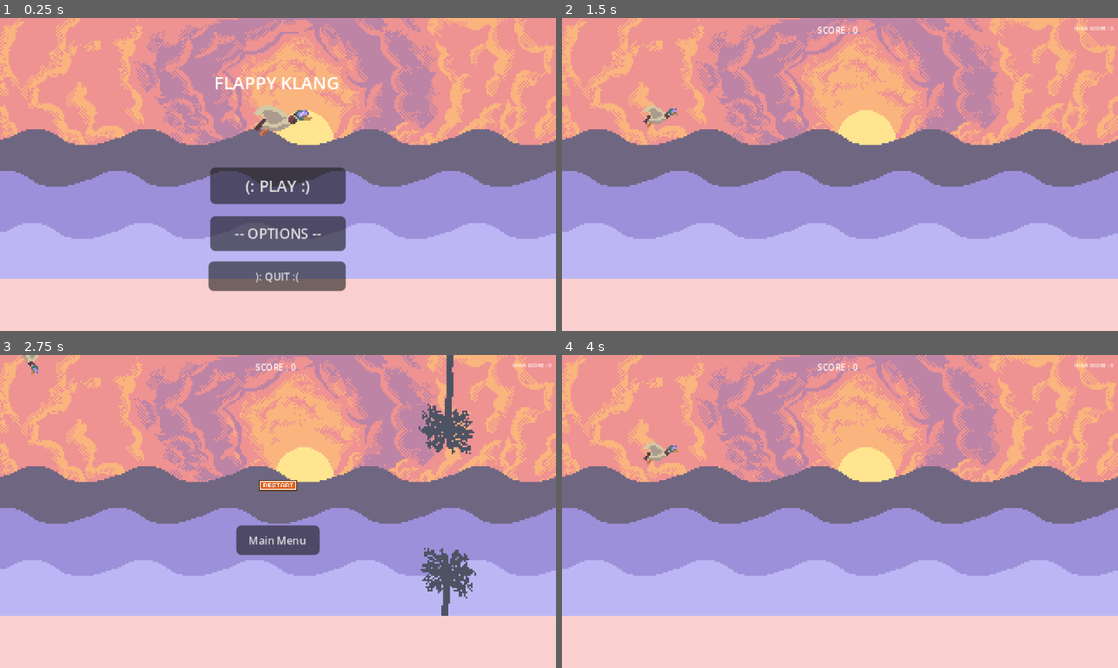
Above: before the commit, frames 1-4 (two rows, left to right).
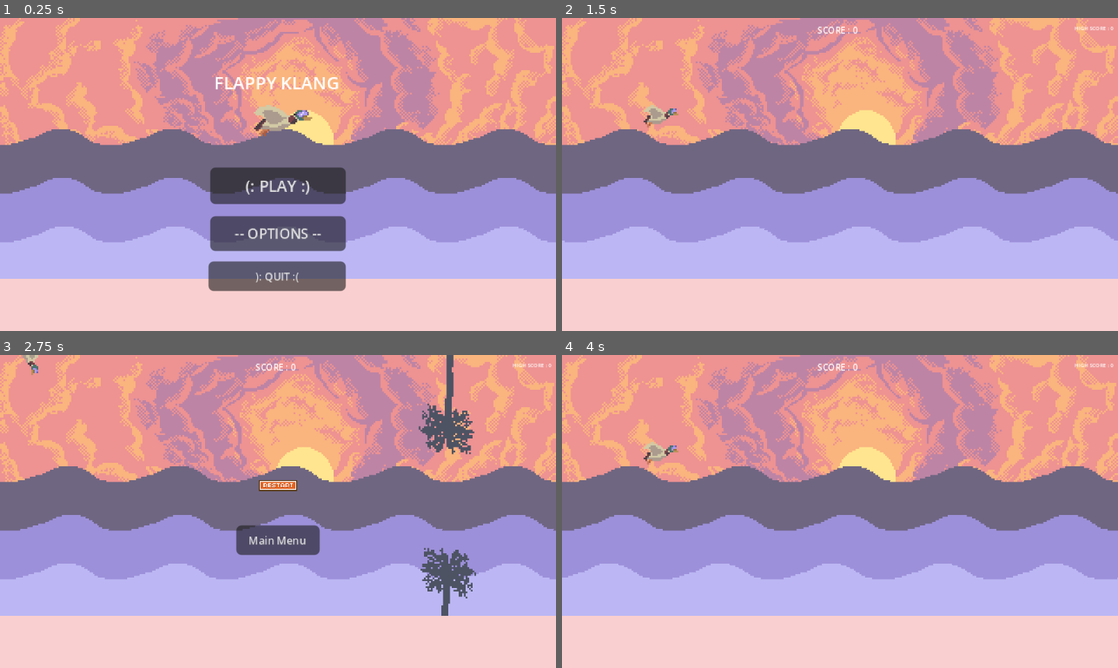
Above: after the commit, the same moments.

Repository: ThatRoucky/FLAPPY-KLANG
Game: Godot game, scene res://scenes/main_menu.tscn
Two runs of this game, one before a commit and one after it. Both use one fixed random seed, a clock stepped at 60 frames per second and the inputs below.
Inputs (mouse positions are in pixels of both pictures, inside the frame that each line leads up to):
- Up to frame 1 (0.25 s): no input
- Up to frame 2 (1.5 s): click "(: PLAY :)" at 0.5 s; tap Enter at 1.25 s; move the mouse to (962, 158) at 1.27 s
- Up to frame 3 (2.75 s): click (400, 495) at 1.52 s; click (400, 495) at 1.82 s; move the mouse to (166, 527) at 2.02 s; click (166, 527) at 2.27 s; click (166, 527) at 2.57 s
- Up to frame 4 (4 s): click "Main Menu" at 2.75 s; click "(: PLAY :)" at 3.5 s

The runs differ from the first frame. In frame 1, 8.0% of the frame differs, in the area x 0-100%, y 35-72%; in frame 2, 9.4%; in frame 3, 9.0%; in frame 4, 8.1%.

Commit message:
Added Shaders folder to project
Création de shaders pour les vagues qui sont maintenant animées. Aucun problème de Perf à signaler, l'animation est valide dans le menu (Shaders = animation indé)

Diff:
--- /dev/null
+++ b/Shaders/DarkWave.tres
@@ -0,0 +1,113 @@
+[gd_resource type="VisualShader" load_steps=9 format=3 uid="uid://cx8tqcbjyjxpr"]
+
+[sub_resource type="VisualShaderNodeInput" id="VisualShaderNodeInput_0fve3"]
+expanded_output_ports = [0]
+input_name = "vertex"
+
+[sub_resource type="VisualShaderNodeVectorOp" id="VisualShaderNodeVectorOp_qd3ae"]
+
+[sub_resource type="VisualShaderNodeIf" id="VisualShaderNodeIf_0qwiu"]
+
+[sub_resource type="VisualShaderNodeInput" id="VisualShaderNodeInput_885s2"]
+input_name = "time"
+
+[sub_resource type="VisualShaderNodeFloatOp" id="VisualShaderNodeFloatOp_b2x47"]
+default_input_values = [0, 0.0, 1, 0.5]
+operator = 2
+
+[sub_resource type="VisualShaderNodeFloatOp" id="VisualShaderNodeFloatOp_mivnq"]
+default_input_values = [0, 0.0, 1, 5.0]
+operator = 2
+
+[sub_resource type="VisualShaderNodeFloatFunc" id="VisualShaderNodeFloatFunc_uup54"]
+function = 0
+
+[sub_resource type="VisualShaderNodeVectorCompose" id="VisualShaderNodeVectorCompose_cdnc0"]
+
+[resource]
+code = "shader_type canvas_item;
+render_mode blend_mix;
+
+
+
+
+void vertex() {
+// Input:2
+	vec2 n_out2p0 = VERTEX;
+	float n_out2p2 = n_out2p0.g;
+
+
+// Input:5
+	float n_out5p0 = TIME;
+
+
+// FloatOp:6
+	float n_in6p1 = 0.50000;
+	float n_out6p0 = n_out5p0 * n_in6p1;
+
+
+// FloatFunc:8
+	float n_out8p0 = sin(n_out6p0);
+
+
+// FloatOp:7
+	float n_in7p1 = 5.00000;
+	float n_out7p0 = n_out8p0 * n_in7p1;
+
+
+// VectorCompose:9
+	float n_in9p1 = 0.00000;
+	float n_in9p2 = 0.00000;
+	vec3 n_out9p0 = vec3(n_out7p0, n_in9p1, n_in9p2);
+
+
+	vec3 n_out4p0;
+// If:4
+	float n_in4p1 = 0.00000;
+	float n_in4p2 = 0.00001;
+	vec3 n_in4p3 = vec3(0.00000, 0.00000, 0.00000);
+	vec3 n_in4p4 = vec3(0.00000, 0.00000, 0.00000);
+	if(abs(n_out2p2 - n_in4p1) < n_in4p2)
+	{
+		n_out4p0 = n_in4p3;
+	}
+	else if(n_out2p2 < n_in4p1)
+	{
+		n_out4p0 = n_out9p0;
+	}
+	else
+	{
+		n_out4p0 = n_in4p4;
+	}
+
+
+// VectorOp:3
+	vec3 n_out3p0 = vec3(n_out2p0, 0.0) + n_out4p0;
+
+
+// Output:0
+	VERTEX = vec2(n_out3p0.xy);
+
+
+}
+"
+mode = 1
+flags/light_only = false
+nodes/vertex/0/position = Vector2(980, 40)
+nodes/vertex/2/node = SubResource("VisualShaderNodeInput_0fve3")
+nodes/vertex/2/position = Vector2(100, 40)
+nodes/vertex/3/node = SubResource("VisualShaderNodeVectorOp_qd3ae")
+nodes/vertex/3/position = Vector2(780, 40)
+nodes/vertex/4/node = SubResource("VisualShaderNodeIf_0qwiu")
+nodes/vertex/4/position = Vector2(560, 200)
+nodes/vertex/5/node = SubResource("VisualShaderNodeInput_885s2")
+nodes/vertex/5/position = Vector2(-500, 220)
+nodes/vertex/6/node = SubResource("VisualShaderNodeFloatOp_b2x47")
+nodes/vertex/6/position = Vector2(-260, 220)
+nodes/vertex/7/node = SubResource("VisualShaderNodeFloatOp_mivnq")
+nodes/vertex/7/position = Vector2(120, 220)
+nodes/vertex/8/node = SubResource("VisualShaderNodeFloatFunc_uup54")
+nodes/vertex/8/position = Vector2(-60, 220)
+nodes/vertex/9/node = SubResource("VisualShaderNodeVectorCompose_cdnc0")
+nodes/vertex/9/position = Vector2(300, 220)
+nodes/vertex/connections = PackedInt32Array(3, 0, 0, 0, 2, 0, 3, 0, 2, 2, 4, 0, 9, 0, 4, 5, 4, 0, 3, 1, 5, 0, 6, 0, 6, 0, 8, 0, 8, 0, 7, 0, 7, 0, 9, 0)
--- /dev/null
+++ b/Shaders/LightWave.tres
@@ -0,0 +1,102 @@
+[gd_resource type="VisualShader" load_steps=8 format=3 uid="uid://dp88ny2cmekvt"]
+
+[sub_resource type="VisualShaderNodeInput" id="VisualShaderNodeInput_0fve3"]
+expanded_output_ports = [0]
+input_name = "vertex"
+
+[sub_resource type="VisualShaderNodeVectorOp" id="VisualShaderNodeVectorOp_qd3ae"]
+
+[sub_resource type="VisualShaderNodeIf" id="VisualShaderNodeIf_0qwiu"]
+
+[sub_resource type="VisualShaderNodeInput" id="VisualShaderNodeInput_885s2"]
+input_name = "time"
+
+[sub_resource type="VisualShaderNodeFloatOp" id="VisualShaderNodeFloatOp_mivnq"]
+default_input_values = [0, 0.0, 1, 10.0]
+operator = 2
+
+[sub_resource type="VisualShaderNodeFloatFunc" id="VisualShaderNodeFloatFunc_uup54"]
+function = 0
+
+[sub_resource type="VisualShaderNodeVectorCompose" id="VisualShaderNodeVectorCompose_cdnc0"]
+
+[resource]
+code = "shader_type canvas_item;
+render_mode blend_mix;
+
+
+
+
+void vertex() {
+// Input:2
+	vec2 n_out2p0 = VERTEX;
+	float n_out2p2 = n_out2p0.g;
+
+
+// Input:5
+	float n_out5p0 = TIME;
+
+
+// FloatFunc:8
+	float n_out8p0 = sin(n_out5p0);
+
+
+// FloatOp:7
+	float n_in7p1 = 10.00000;
+	float n_out7p0 = n_out8p0 * n_in7p1;
+
+
+// VectorCompose:9
+	float n_in9p1 = 0.00000;
+	float n_in9p2 = 0.00000;
+	vec3 n_out9p0 = vec3(n_out7p0, n_in9p1, n_in9p2);
+
+
+	vec3 n_out4p0;
+// If:4
+	float n_in4p1 = 0.00000;
+	float n_in4p2 = 0.00001;
+	vec3 n_in4p3 = vec3(0.00000, 0.00000, 0.00000);
+	vec3 n_in4p4 = vec3(0.00000, 0.00000, 0.00000);
+	if(abs(n_out2p2 - n_in4p1) < n_in4p2)
+	{
+		n_out4p0 = n_in4p3;
+	}
+	else if(n_out2p2 < n_in4p1)
+	{
+		n_out4p0 = n_out9p0;
+	}
+	else
+	{
+		n_out4p0 = n_in4p4;
+	}
+
+
+// VectorOp:3
+	vec3 n_out3p0 = vec3(n_out2p0, 0.0) + n_out4p0;
+
+
+// Output:0
+	VERTEX = vec2(n_out3p0.xy);
+
+
+}
+"
+mode = 1
+flags/light_only = false
+nodes/vertex/0/position = Vector2(960, 40)
+nodes/vertex/2/node = SubResource("VisualShaderNodeInput_0fve3")
+nodes/vertex/2/position = Vector2(240, -20)
+nodes/vertex/3/node = SubResource("VisualShaderNodeVectorOp_qd3ae")
+nodes/vertex/3/position = Vector2(760, 40)
+nodes/vertex/4/node = SubResource("VisualShaderNodeIf_0qwiu")
+nodes/vertex/4/position = Vector2(540, 200)
+nodes/vertex/5/node = SubResource("VisualShaderNodeInput_885s2")
+nodes/vertex/5/position = Vector2(-360, 220)
+nodes/vertex/7/node = SubResource("VisualShaderNodeFloatOp_mivnq")
+nodes/vertex/7/position = Vector2(120, 220)
+nodes/vertex/8/node = SubResource("VisualShaderNodeFloatFunc_uup54")
+nodes/vertex/8/position = Vector2(-100, 220)
+nodes/vertex/9/node = SubResource("VisualShaderNodeVectorCompose_cdnc0")
+nodes/vertex/9/position = Vector2(300, 220)
+nodes/vertex/connections = PackedInt32Array(3, 0, 0, 0, 2, 0, 3, 0, 2, 2, 4, 0, 9, 0, 4, 5, 4, 0, 3, 1, 8, 0, 7, 0, 7, 0, 9, 0, 5, 0, 8, 0)
--- /dev/null
+++ b/Shaders/MidWave.tres
@@ -0,0 +1,113 @@
+[gd_resource type="VisualShader" load_steps=9 format=3 uid="uid://0a3e2qr8vil4"]
+
+[sub_resource type="VisualShaderNodeFloatOp" id="VisualShaderNodeFloatOp_0taen"]
+default_input_values = [0, 0.0, 1, 0.75]
+operator = 2
+
+[sub_resource type="VisualShaderNodeInput" id="VisualShaderNodeInput_0fve3"]
+expanded_output_ports = [0]
+input_name = "vertex"
+
+[sub_resource type="VisualShaderNodeVectorOp" id="VisualShaderNodeVectorOp_qd3ae"]
+
+[sub_resource type="VisualShaderNodeIf" id="VisualShaderNodeIf_0qwiu"]
+
+[sub_resource type="VisualShaderNodeInput" id="VisualShaderNodeInput_885s2"]
+input_name = "time"
+
+[sub_resource type="VisualShaderNodeFloatOp" id="VisualShaderNodeFloatOp_mivnq"]
+default_input_values = [0, 0.0, 1, 7.5]
+operator = 2
+
+[sub_resource type="VisualShaderNodeFloatFunc" id="VisualShaderNodeFloatFunc_uup54"]
+function = 0
+
+[sub_resource type="VisualShaderNodeVectorCompose" id="VisualShaderNodeVectorCompose_cdnc0"]
+
+[resource]
+code = "shader_type canvas_item;
+render_mode blend_mix;
+
+
+
+
+void vertex() {
+// Input:2
+	vec2 n_out2p0 = VERTEX;
+	float n_out2p2 = n_out2p0.g;
+
+
+// Input:5
+	float n_out5p0 = TIME;
+
+
+// FloatOp:10
+	float n_in10p1 = 0.75000;
+	float n_out10p0 = n_out5p0 * n_in10p1;
+
+
+// FloatFunc:8
+	float n_out8p0 = sin(n_out10p0);
+
+
+// FloatOp:7
+	float n_in7p1 = 7.50000;
+	float n_out7p0 = n_out8p0 * n_in7p1;
+
+
+// VectorCompose:9
+	float n_in9p1 = 0.00000;
+	float n_in9p2 = 0.00000;
+	vec3 n_out9p0 = vec3(n_out7p0, n_in9p1, n_in9p2);
+
+
+	vec3 n_out4p0;
+// If:4
+	float n_in4p1 = 0.00000;
+	float n_in4p2 = 0.00001;
+	vec3 n_in4p3 = vec3(0.00000, 0.00000, 0.00000);
+	vec3 n_in4p4 = vec3(0.00000, 0.00000, 0.00000);
+	if(abs(n_out2p2 - n_in4p1) < n_in4p2)
+	{
+		n_out4p0 = n_in4p3;
+	}
+	else if(n_out2p2 < n_in4p1)
+	{
+		n_out4p0 = n_out9p0;
+	}
+	else
+	{
+		n_out4p0 = n_in4p4;
+	}
+
+
+// VectorOp:3
+	vec3 n_out3p0 = vec3(n_out2p0, 0.0) + n_out4p0;
+
+
+// Output:0
+	VERTEX = vec2(n_out3p0.xy);
+
+
+}
+"
+mode = 1
+flags/light_only = false
+nodes/vertex/0/position = Vector2(980, 40)
+nodes/vertex/2/node = SubResource("VisualShaderNodeInput_0fve3")
+nodes/vertex/2/position = Vector2(100, 40)
+nodes/vertex/3/node = SubResource("VisualShaderNodeVectorOp_qd3ae")
+nodes/vertex/3/position = Vector2(780, 40)
+nodes/vertex/4/node = SubResource("VisualShaderNodeIf_0qwiu")
+nodes/vertex/4/position = Vector2(560, 200)
+nodes/vertex/5/node = SubResource("VisualShaderNodeInput_885s2")
+nodes/vertex/5/position = Vector2(-480, 220)
+nodes/vertex/7/node = SubResource("VisualShaderNodeFloatOp_mivnq")
+nodes/vertex/7/position = Vector2(120, 220)
+nodes/vertex/8/node = SubResource("VisualShaderNodeFloatFunc_uup54")
+nodes/vertex/8/position = Vector2(-60, 220)
+nodes/vertex/9/node = SubResource("VisualShaderNodeVectorCompose_cdnc0")
+nodes/vertex/9/position = Vector2(300, 220)
+nodes/vertex/10/node = SubResource("VisualShaderNodeFloatOp_0taen")
+nodes/vertex/10/position = Vector2(-240, 220)
+nodes/vertex/connections = PackedInt32Array(3, 0, 0, 0, 2, 0, 3, 0, 2, 2, 4, 0, 9, 0, 4, 5, 4, 0, 3, 1, 8, 0, 7, 0, 7, 0, 9, 0, 5, 0, 10, 0, 10, 0, 8, 0)
--- a/scenes/main.tscn
+++ b/scenes/main.tscn
@@ -1,12 +1,27 @@
-[gd_scene load_steps=8 format=3 uid="uid://blj5g47uwo7m0"]
+[gd_scene load_steps=17 format=3 uid="uid://blj5g47uwo7m0"]
 
 [ext_resource type="Script" uid="uid://b5ub4vbaxkiin" path="res://scenes/main.gd" id="1_sugp2"]
 [ext_resource type="PackedScene" uid="uid://cr3pl7yfk32tb" path="res://scenes/pipe.tscn" id="2_tbgi4"]
 [ext_resource type="PackedScene" uid="uid://b6xt1pam4caki" path="res://scenes/bird.tscn" id="3_jyhfs"]
 [ext_resource type="PackedScene" uid="uid://d2ort7tfi33lg" path="res://scenes/ground.tscn" id="4_jyhfs"]
+[ext_resource type="Texture2D" uid="uid://ckgw1aiwauufa" path="res://assets/Dark_Wave.png" id="6_choun"]
 [ext_resource type="Texture2D" uid="uid://b6t0eilr6c5sj" path="res://assets/Sunset.png" id="6_o6xl0"]
 [ext_resource type="PackedScene" uid="uid://bh2ov1qga4v0o" path="res://scenes/game_over.tscn" id="6_tefeu"]
+[ext_resource type="Shader" uid="uid://cx8tqcbjyjxpr" path="res://Shaders/DarkWave.tres" id="6_ya4ey"]
+[ext_resource type="Texture2D" uid="uid://oiiyhqgj6hux" path="res://assets/Mid_Wave.png" id="7_ya4ey"]
+[ext_resource type="Texture2D" uid="uid://b2mhjut2ii0k4" path="res://assets/Light_Wave.png" id="8_eb6dy"]
+[ext_resource type="Shader" uid="uid://0a3e2qr8vil4" path="res://Shaders/MidWave.tres" id="8_trceg"]
 [ext_resource type="PackedScene" uid="uid://np4msjncksa2" path="res://scenes/main_menu.tscn" id="9_85g3d"]
+[ext_resource type="Shader" uid="uid://dp88ny2cmekvt" path="res://Shaders/LightWave.tres" id="10_trceg"]
+
+[sub_resource type="ShaderMaterial" id="ShaderMaterial_eb6dy"]
+shader = ExtResource("6_ya4ey")
+
+[sub_resource type="ShaderMaterial" id="ShaderMaterial_a8y0u"]
+shader = ExtResource("8_trceg")
+
+[sub_resource type="ShaderMaterial" id="ShaderMaterial_jkv2x"]
+shader = ExtResource("10_trceg")
 
 [node name="Main" type="Node2D"]
 script = ExtResource("1_sugp2")
@@ -18,7 +33,7 @@
 position = Vector2(44, 17)
 
 [node name="PipeTimer" type="Timer" parent="."]
-wait_time = 1.0999999999999999
+wait_time = 1.1
 
 [node name="ScoreLabel" type="Label" parent="."]
 z_index = 1
@@ -55,9 +70,26 @@
 position = Vector2(160, 90)
 texture = ExtResource("6_o6xl0")
 
+[node name="DarkWave" type="Sprite2D" parent="Sunset"]
+visibility_layer = 2
+material = SubResource("ShaderMaterial_eb6dy")
+position = Vector2(0, 5)
+texture = ExtResource("6_choun")
+
+[node name="MidWave" type="Sprite2D" parent="Sunset"]
+material = SubResource("ShaderMaterial_a8y0u")
+position = Vector2(0, 33)
+texture = ExtResource("7_ya4ey")
+
+[node name="LightWave" type="Sprite2D" parent="Sunset"]
+material = SubResource("ShaderMaterial_jkv2x")
+position = Vector2(0, 61)
+texture = ExtResource("8_eb6dy")
+
 [node name="Ground" parent="." instance=ExtResource("4_jyhfs")]
 
 [node name="MainMenu" parent="." instance=ExtResource("9_85g3d")]
+visible = false
 
 [connection signal="timeout" from="PipeTimer" to="." method="_on_pipe_timer_timeout"]
 [connection signal="restart" from="GameOver" to="." method="_on_game_over_restart"]
--- a/scenes/main_menu.tscn
+++ b/scenes/main_menu.tscn
@@ -1,9 +1,15 @@
-[gd_scene load_steps=13 format=3 uid="uid://np4msjncksa2"]
+[gd_scene load_steps=22 format=3 uid="uid://np4msjncksa2"]
 
 [ext_resource type="Script" uid="uid://df47fj8wjai87" path="res://main_menu.gd" id="1_l6cm7"]
 [ext_resource type="Texture2D" uid="uid://b6t0eilr6c5sj" path="res://assets/Sunset.png" id="3_wu84c"]
+[ext_resource type="Shader" uid="uid://cx8tqcbjyjxpr" path="res://Shaders/DarkWave.tres" id="4_5dd4i"]
 [ext_resource type="Texture2D" uid="uid://nwuv23xk7prm" path="res://assets/Beach.png" id="4_8ln24"]
 [ext_resource type="Texture2D" uid="uid://d1hbdbl0doaer" path="res://assets/Klang jump-Sheet.png" id="4_wu84c"]
+[ext_resource type="Texture2D" uid="uid://ckgw1aiwauufa" path="res://assets/Dark_Wave.png" id="5_lgwnu"]
+[ext_resource type="Shader" uid="uid://0a3e2qr8vil4" path="res://Shaders/MidWave.tres" id="6_flqon"]
+[ext_resource type="Texture2D" uid="uid://oiiyhqgj6hux" path="res://assets/Mid_Wave.png" id="7_rcqid"]
+[ext_resource type="Shader" uid="uid://dp88ny2cmekvt" path="res://Shaders/LightWave.tres" id="8_1ajci"]
+[ext_resource type="Texture2D" uid="uid://b2mhjut2ii0k4" path="res://assets/Light_Wave.png" id="9_7b55j"]
 
 [sub_resource type="AtlasTexture" id="AtlasTexture_8ln24"]
 atlas = ExtResource("4_wu84c")
@@ -61,6 +67,15 @@
 "name": &"KLANG",
 "speed": 5.0
 }]
+
+[sub_resource type="ShaderMaterial" id="ShaderMaterial_5pajh"]
+shader = ExtResource("4_5dd4i")
+
+[sub_resource type="ShaderMaterial" id="ShaderMaterial_j7ex8"]
+shader = ExtResource("6_flqon")
+
+[sub_resource type="ShaderMaterial" id="ShaderMaterial_a8gd2"]
+shader = ExtResource("8_1ajci")
 
 [node name="MainMenu" type="Control"]
 layout_mode = 3
@@ -121,6 +136,22 @@
 position = Vector2(160, 90)
 texture = ExtResource("3_wu84c")
 
+[node name="DarkWave" type="Sprite2D" parent="Sunset"]
+visibility_layer = 2
+material = SubResource("ShaderMaterial_5pajh")
+position = Vector2(0, 5)
+texture = ExtResource("5_lgwnu")
+
+[node name="MidWave" type="Sprite2D" parent="Sunset"]
+material = SubResource("ShaderMaterial_j7ex8")
+position = Vector2(0, 33)
+texture = ExtResource("7_rcqid")
+
+[node name="LightWave" type="Sprite2D" parent="Sunset"]
+material = SubResource("ShaderMaterial_a8gd2")
+position = Vector2(0, 61)
+texture = ExtResource("9_7b55j")
+
 [node name="Beach" type="Sprite2D" parent="."]
 position = Vector2(160, 165)
 texture = ExtResource("4_8ln24")
Binary file changed: assets/Dark_Wave.png
Binary file changed: assets/Light_Wave.png
Not shown, added: assets/Menu/BOUTON PAUSE.png.import
Not shown, added: assets/Menu/CONTROL.png.import
Not shown, added: assets/Menu/GAMEOVER.png.import
Not shown, added: assets/Menu/OPTIONS.png.import
Not shown, added: assets/Menu/PAUSE.png.import
Not shown, added: assets/Menu/PLAY.png.import
Not shown, added: assets/Menu/QUIT.png.import
Not shown, added: assets/Menu/TITLE.png.import
Binary file changed: assets/Mid_Wave.png
Binary file changed: assets/Sunset.png
